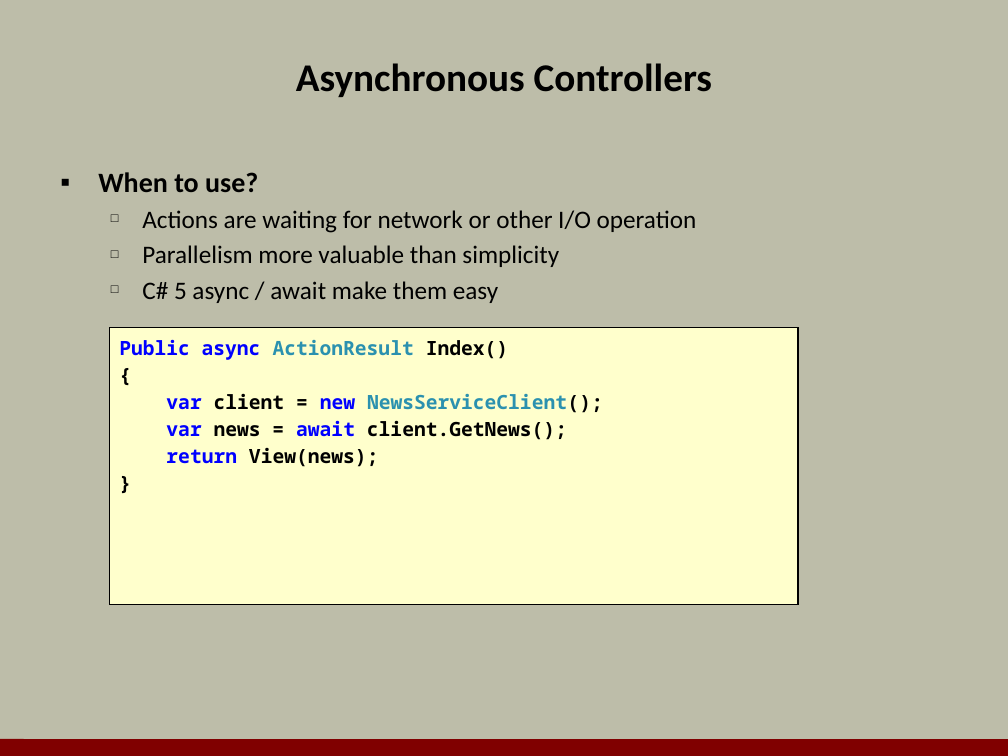
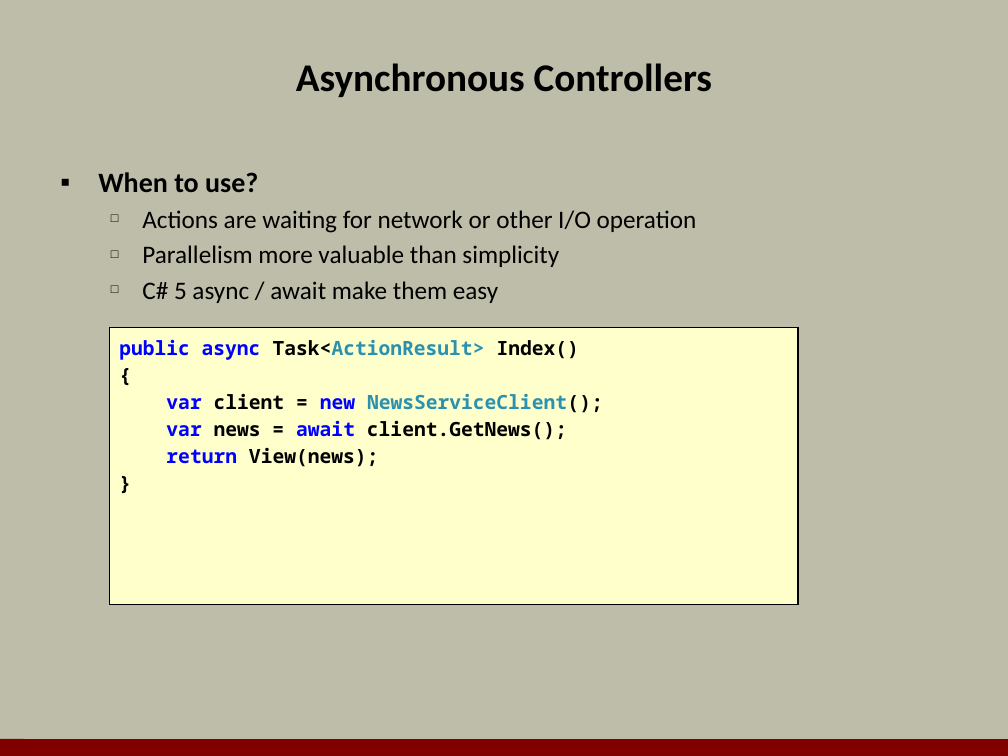
Before and after one commit to OdeToCode/classes, a slide deck: slide 15 of mvc/slides/02_Controllers.pptx. Drawn at 1008x756 pixels with LibreOffice and Linux fonts; fonts in the diff are those of the drawing; background and template pictures are left out. Boxes give left, top, right and bottom in pixels: in the first picture for what was removed or moved away, otherwise in the second. Text is boxed around its words. In the diff, an @@ line names an element or a change of style, - is before the commit and + after.

Commit message:
typos

```diff
--- a/mvc/slides/02_Controllers.pptx
+++ b/mvc/slides/02_Controllers.pptx
@@ text in rectangle at (119,339,579,360): text changed @@
-Public async ActionResult Index()
+public async Task<ActionResult> Index()
```
